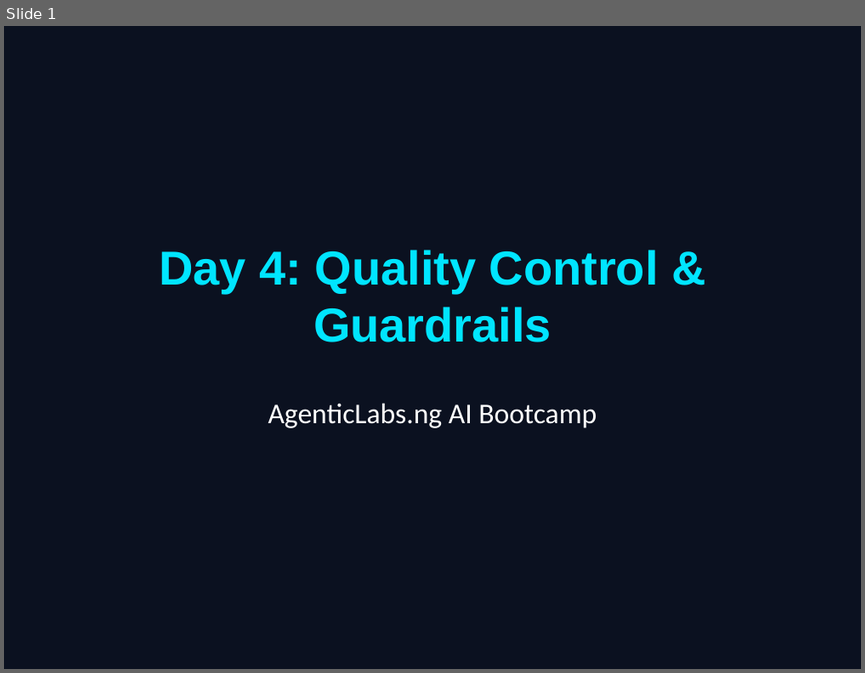
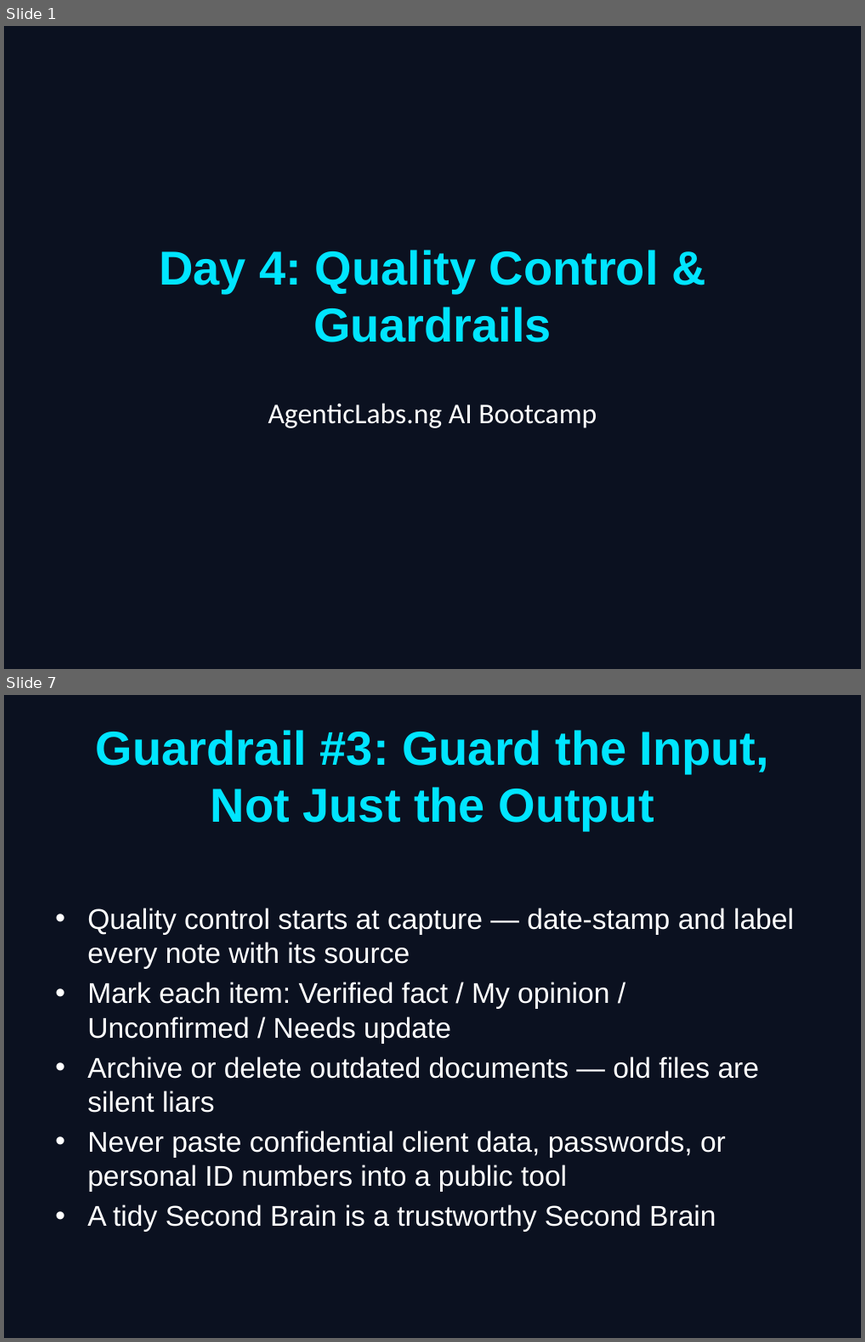
Before and after one commit to INTeniola/agentic-courses, a slide deck: ai-beginner-bootcamp-outline/day_4/Day_4_Slides.pptx. Shown one above the other, each under a label of ours: slide 1 before the commit, slides 1 and 7 after it; the slides between them are not shown. The pictures are 865x673 and 865x1342 pixels, drawn with LibreOffice and Linux fonts; fonts in the diff are those of the drawing. Boxes give left, top, right and bottom in pixels: in the first picture for what was removed or moved away, otherwise in the second. Text is boxed around its words. In the diff, an @@ line names an element or a change of style, - is before the commit and + after.

```diff
--- a/ai-beginner-bootcamp-outline/day_4/Day_4_Slides.pptx
+++ b/ai-beginner-bootcamp-outline/day_4/Day_4_Slides.pptx
@@ slide 7 added at [4, 695, 861, 1338], background #0B1120 @@
@@ title added at [96, 730, 769, 830], 40 pt, text #00E5FF, bold @@
+Guardrail #3: Guard the Input, Not Just the Output
@@ text added at [87, 907, 794, 1231], 24 pt, text #FFFFFF @@
+• Quality control starts at capture — date-stamp and label every note with its source
+• Mark each item: Verified fact / My opinion / Unconfirmed / Needs update
+• Archive or delete outdated documents — old files are silent liars
+• Never paste confidential client data, passwords, or personal ID numbers into a public tool
+• A tidy Second Brain is a trustworthy Second Brain
```
Also in this commit, not shown: 6 slides changed, 1 other slide added, 2 slides removed, 35 other files.
